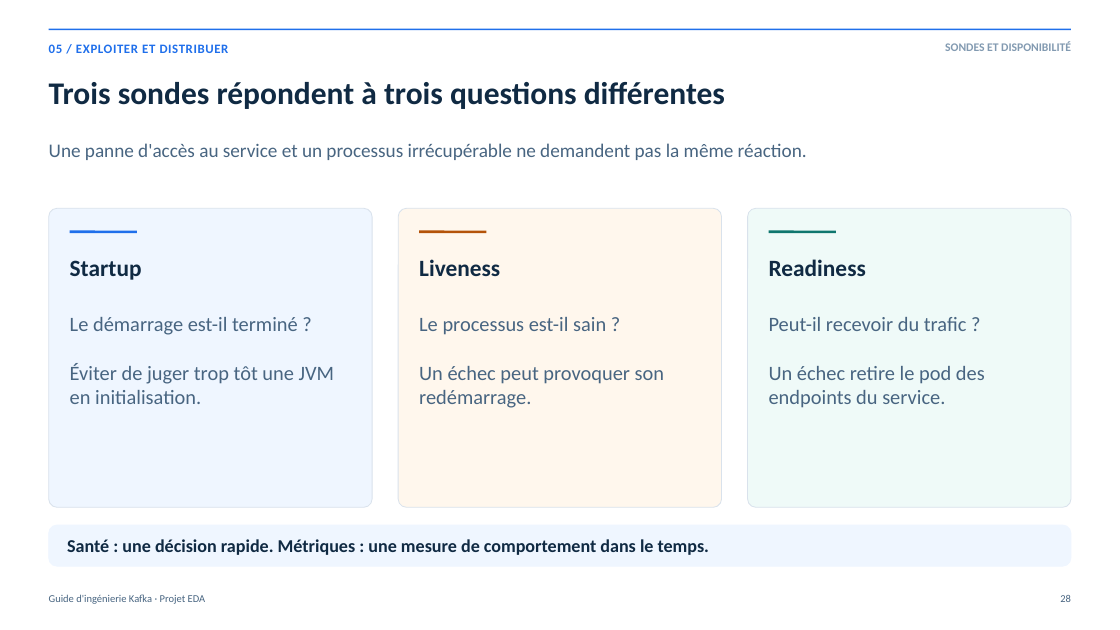
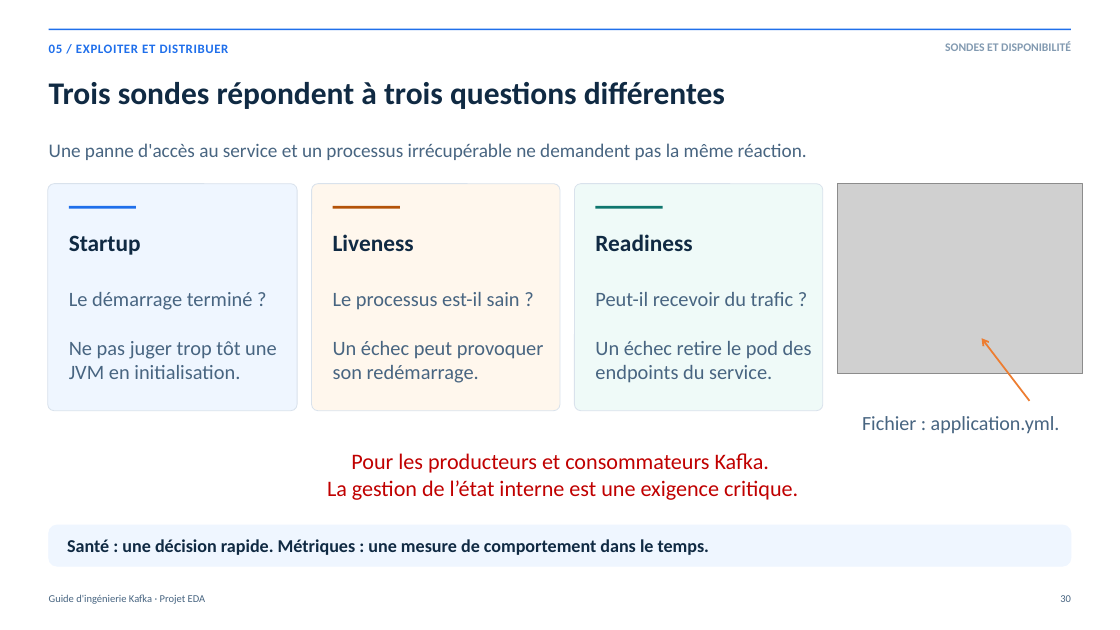
Before and after one commit to rdemers/org-rd-fullstack-springboot-eda, a slide deck: slide 30 of doc/presentation/org-rd-fullstack-springboot-eda-fr.pptx. Drawn at 1120x630 pixels with LibreOffice and Linux fonts; fonts in the diff are those of the drawing; grey boxes stand for pictures. Boxes give left, top, right and bottom in pixels: in the first picture for what was removed or moved away, otherwise in the second. Text is boxed around its words. In the diff, an @@ line names an element or a change of style, - is before the commit and + after.

```diff
--- a/doc/presentation/org-rd-fullstack-springboot-eda-fr.pptx
+++ b/doc/presentation/org-rd-fullstack-springboot-eda-fr.pptx
@@ rounded rectangle: place and size @@
-rounded rectangle at <box>49,208,372,507</box>
+rounded rectangle at <box>48,184,297,411</box>
@@ line moved from (70, 232) - (137, 232) to (69, 208) - (136, 208) @@
@@ rounded rectangle: place and size @@
-rounded rectangle at <box>398,208,722,507</box>
+rounded rectangle at <box>312,184,560,411</box>
@@ line moved from (419, 232) - (486, 232) to (333, 208) - (400, 208) @@
@@ rounded rectangle: place and size @@
-rounded rectangle at <box>748,208,1071,507</box>
+rounded rectangle at <box>575,184,823,411</box>
@@ line moved from (769, 232) - (836, 232) to (596, 208) - (663, 208) @@
@@ picture added at <box>838,184,1083,374</box> @@
@@ text "Startup": place and size @@
-text "Startup" at <box>70,260,142,280</box>
+text "Startup" at <box>69,235,141,255</box>
@@ text "Liveness": place and size @@
-text "Liveness" at <box>419,259,500,276</box>
+text "Liveness" at <box>333,234,414,251</box>
@@ text "Readiness": place and size @@
-text "Readiness" at <box>769,259,866,276</box>
+text "Readiness" at <box>595,234,692,251</box>
@@ text at <box>69,292,277,379</box>: text changed @@
-Le démarrage est-il terminé ?
-Éviter de juger trop tôt une JVM en initialisation.
+Le démarrage terminé ?
+Ne pas juger trop tôt une JVM en initialisation.
@@ text "Le processus est-il sain ?" rewrapped from <box>419,317,664,408</box> to <box>333,292,544,383</box> @@
@@ text "Peut-il recevoir du trafic ?": place and size @@
-text "Peut-il recevoir du trafic ?" at <box>769,317,985,408</box>
+text "Peut-il recevoir du trafic ?" at <box>595,292,812,383</box>
@@ arrow added from (1030, 401) to (982, 339), #ED7D31 1.5 pt @@
@@ text added at <box>862,416,1060,434</box>, 17.2 pt, text #486581 @@
+Fichier : application.yml.
@@ text added at <box>327,453,798,500</box>, 19 pt, text #C00000 @@
+Pour les producteurs et consommateurs Kafka.
+La gestion de l’état interne est une exigence critique.
@@ text at <box>1060,595,1071,602</box>: text changed @@
-28
+30
```
Also in this commit, not shown: 35 other slides changed, 1 slide added, 3 slides removed, 7 other files.
